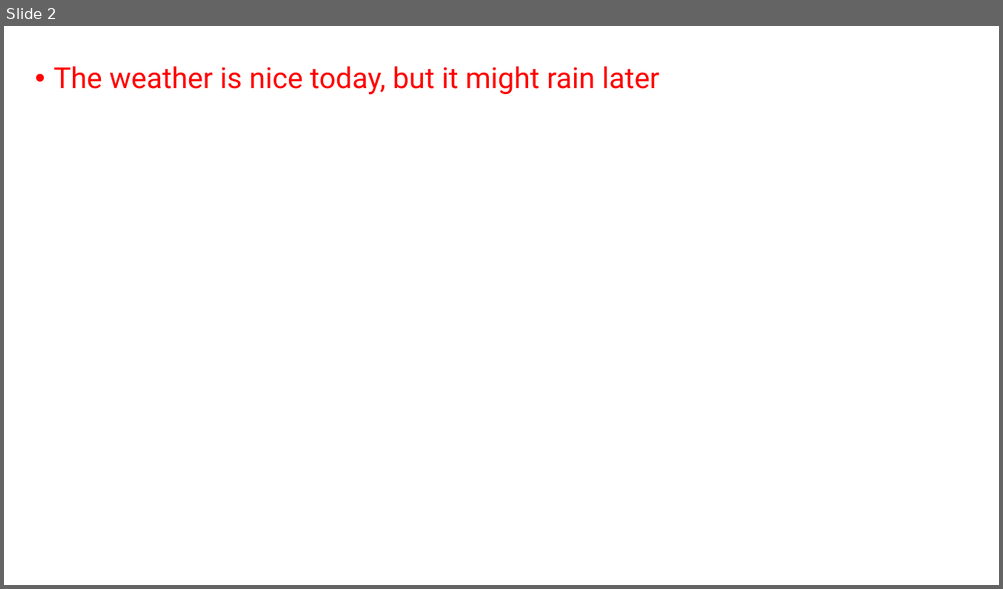
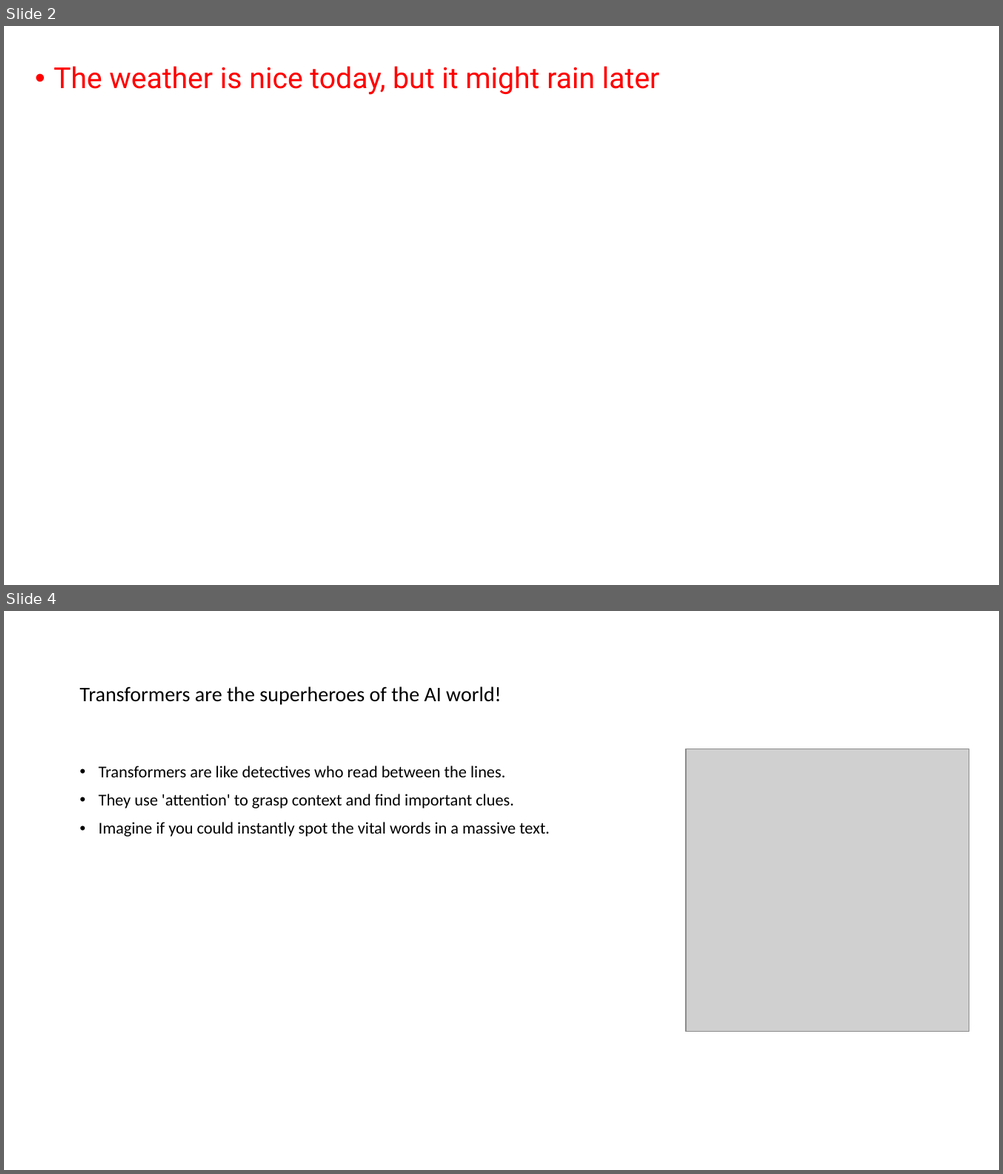
Before and after one commit to trkece/AIcontent, a slide deck: Transformers.pptx. Shown one above the other, each under a label of ours: slide 2 before the commit, slides 2 and 4 after it; the slides between them are not shown. The pictures are 1003x589 and 1003x1174 pixels, drawn with LibreOffice and Linux fonts; fonts in the diff are those of the drawing; grey boxes stand for pictures. Boxes give left, top, right and bottom in pixels: in the first picture for what was removed or moved away, otherwise in the second. Text is boxed around its words. In the diff, an @@ line names an element or a change of style, - is before the commit and + after.

Commit message:
Latest update of transformers PPT

```diff
--- a/Transformers.pptx
+++ b/Transformers.pptx
@@ slide 4 added at <box>4,611,999,1170</box>, background #FFFFFF @@
@@ title added at <box>79,686,501,705</box>, 20 pt, text #000000 @@
+Transformers are the superheroes of the AI world!
@@ text added at <box>99,766,549,837</box>, 16 pt, text #000000 @@
+• Transformers are like detectives who read between the lines.
+• They use 'attention' to grasp context and find important clues.
+• Imagine if you could instantly spot the vital words in a massive text.
@@ picture added at <box>686,749,969,1032</box> @@
```
Also in this commit, not shown: 2 slides changed, 48 other slides added, 1 slide removed.
